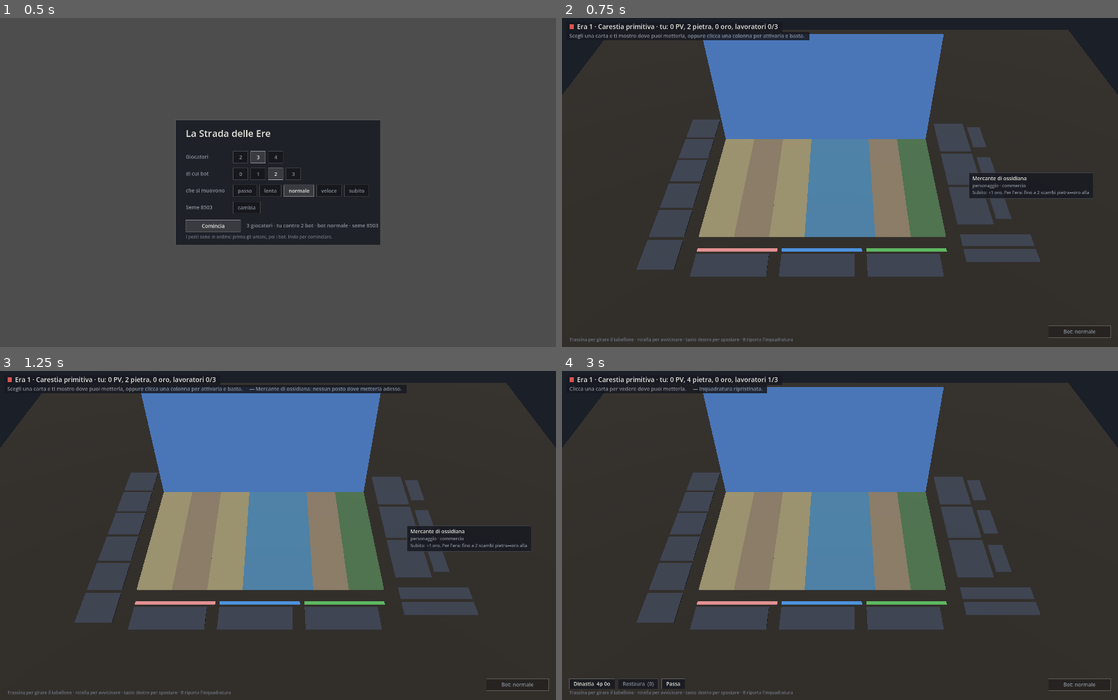
Above: before the commit, frames 1-4 (two rows, left to right).
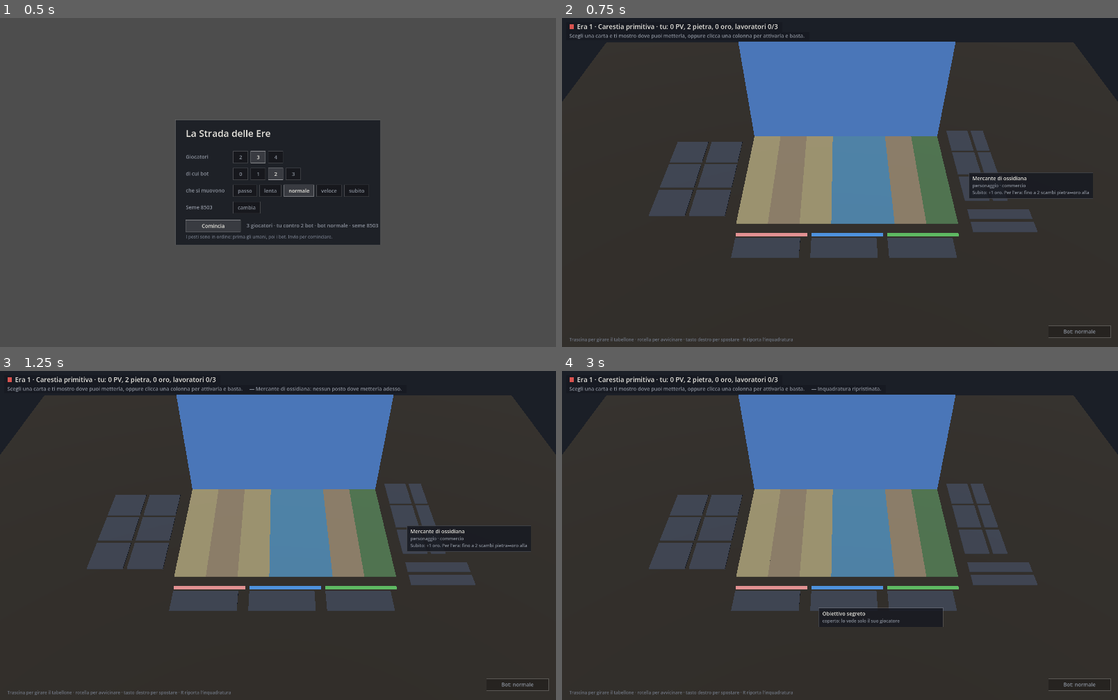
Above: after the commit, the same moments.

Repository: Tannoiser2/The-Street
Game: Godot game, scene res://scenes/gioca.tscn
Two runs of this game, one before a commit and one after it. Both use one fixed random seed, a clock stepped at 60 frames per second and the inputs below.
Inputs (mouse positions are in pixels of both pictures, inside the frame that each line leads up to):
- Up to frame 1 (0.5 s): no input
- Up to frame 2 (0.75 s): tap Enter at 0.5, 0.6 s; move the mouse to (962, 166) at 0.52 s; click (962, 166) at 0.67 s
- Up to frame 3 (1.25 s): tap Space at 0.77 s
- Up to frame 4 (3 s): tap Space at 1.25, 1.52, 2.75 s; move the mouse to (728, 551) at 1.27 s; tap Keypad Enter at 1.35 s; click (728, 551) at 1.42 s; tap Enter at 2, 2.85 s; move the mouse to (895, 463) at 2.02 s; tap R at 2.1 s; click (895, 463) at 2.17 s; move the mouse to (812, 601) at 2.77 s; click (812, 601) at 2.92 s

Frame 1 is identical in both runs. In frame 2, 21% of the frame differs, in the area x 0-100%, y 3-79%; in frame 3, 20%; in frame 4, 22%, in the area x 0-100%, y 1-97%.

Commit message:
fix(m5): le carte alla stessa altezza, e il mercato in due file da tre
Due cose sulle misure, viste sul tavolo dalla designer.

1. LE CARTE ERANO ALTE UNA IL DOPPIO DELL'ALTRA. Sul foglio di stampa e'
   cosi' davvero - la Dinastia e' 95 mm, un edificio 62 - ma a schermo la
   differenza diventava enorme: Dinastia e personaggi schiacciavano le altre
   e il tavolo non sembrava piu' un mazzo solo. Adesso le quattro carte in
   piedi - mercato, personaggio, potenziamento, dinastia - vengono portate
   tutte alla stessa altezza TENENDO LE LORO PROPORZIONI, cosi' i disegni non
   si deformano e le larghezze restano diverse come sul cartone.
   Le misure vere restano scritte in MISURE_CARTE: la scelta di schermo sta
   in misura_carta(), col suo motivo, invece di falsificare il dato.
   Monumenti ed eredita' non entrano nel conto: sono tessere lunghe e basse,
   impaginate di traverso, e tirarle a quell'altezza le farebbe larghe mezzo
   metro. Restano quello che sono, cioe' un altro oggetto.

2. IL MERCATO USCIVA DAL TABELLONE. Sei carte in una colonna sola facevano
   411 mm contro i 271 della strada: la prima finiva fuori dal tabellone,
   sospesa nel nulla. Adesso stanno in DUE FILE DA TRE, che fanno 232 mm e ci
   stanno dentro con margine.

_colonna_di_carte non serve piu' a nessuno e se ne va.

Test: 256 verdi (10 nuovi). _test_misure_carte verifica che le carte in piedi
siano alte uguali E che il rapporto fra i lati resti quello stampato - senza
questo, "stessa altezza" si sarebbe potuto ottenere deformando i disegni - che
il mercato stia tutto dentro la profondita' della strada, che sia davvero in
due file da tre, che nessuna carta ne copra un'altra e che cliccandone una si
prenda proprio quella. test_actions 84, test_effects 473,
test_schema_validator 13, tutti verdi.
Guardato sul tavolo e nell'export web.

Co-Authored-By: Claude Opus 5 <noreply@anthropic.com>
Claude-Session: https://claude.ai/code/session_01QvR1MLfE6LGHHtqqPbM6YT

Diff:
--- a/scripts/tools/test_view.gd
+++ b/scripts/tools/test_view.gd
@@ -43,6 +43,7 @@
 	_run("  e a che velocita' si muovono i bot", _test_velocita_bot)
 	_run("il conto finale, diviso per fonte", _test_riepilogo)
 	_run("il terrapieno si paga e si vede", _test_terrapieni)
+	_run("le carte stanno in piedi alla stessa altezza", _test_misure_carte)
 	print("\n%d superati, %d falliti" % [_passed, _failed])
 	get_tree().quit(0 if _failed == 0 else 1)
 
@@ -1455,6 +1456,80 @@
 	_eq("senza colonne nude non c'e' terra da riportare",
 		BoardLayout3D.terrapieni(gs, sotto).size(), 0)
 
+# LE MISURE DELLE CARTE. Sul foglio di stampa non sono alte uguali - la
+# Dinastia e' 95 mm, un edificio 62 - e a schermo la differenza diventava
+# enorme: le carte grandi schiacciavano le altre e il tavolo non sembrava
+# piu' un mazzo solo. E le sei del mercato, in una colonna sola, erano piu'
+# lunghe della strada: la prima finiva fuori dal tabellone, sospesa nel nulla.
+func _test_misure_carte() -> void:
+	# Stessa altezza, proporzioni salve: il disegno non si deforma.
+	var storte := 0
+	for tipo in BoardLayout3D.CARTE_IN_PIEDI:
+		var m := BoardLayout3D.misura_carta(str(tipo))
+		if not is_equal_approx(m.y, BoardLayout3D.ALTEZZA_CARTA): storte += 1
+		var vera: Vector2 = BoardLayout3D.MISURE_CARTE[str(tipo)]
+		if not is_equal_approx(m.x / m.y, vera.x / vera.y): storte += 1
+	_eq("le carte in piedi sono alte uguali, senza deformarsi", storte, 0)
+	_ok("  e la piu' larga non e' il doppio della piu' stretta in altezza",
+		is_equal_approx(BoardLayout3D.misura_carta("dinastia").y,
+			BoardLayout3D.misura_carta("mercato").y))
+	# Le tessere lunghe restano quello che sono: tirarle a quell'altezza le
+	# farebbe larghe mezzo metro.
+	_approx("i monumenti restano tessere basse",
+		BoardLayout3D.misura_carta("monumento").y,
+		BoardLayout3D.MISURE_CARTE["monumento"].y)
+
+	# IL MERCATO STA DENTRO LA STRADA. E' il difetto che si vedeva: la prima
+	# carta usciva dal tabellone.
+	var gs := _gioco().gs
+	var mercato: Array = []
+	for c in BoardLayout3D.side_cards(gs):
+		if str(c["kind"]) == "mercato": mercato.append(c["aabb"])
+	_eq("ci sono tutte le carte del mercato", mercato.size(), gs.market.size())
+	var fuori := 0
+	for b in mercato:
+		var r: AABB = b
+		if r.position.z < -0.001 or r.end.z > BoardLayout3D.board_d() + 0.001:
+			fuori += 1
+	_eq("nessuna sborda davanti o dietro la strada", fuori, 0)
+
+	# Due file da tre: le x distinte sono due, le z tre.
+	var xs := {}
+	var zs := {}
+	for b in mercato:
+		var r: AABB = b
+		xs[snappedf(r.position.x, 0.1)] = true
+		zs[snappedf(r.position.z, 0.1)] = true
+	_eq("il mercato sta in due file", xs.size(), 2)
+	_eq("  da tre carte l'una", zs.size(), 3)
+
+	# E stanno a sinistra della strada, senza coprirla e senza accavallarsi.
+	var sopra := 0
+	for b in mercato:
+		if (b as AABB).end.x > 0.001: sopra += 1
+	_eq("il mercato resta fuori dalla strada", sopra, 0)
+	var coperte := 0
+	for i in mercato.size():
+		for j in range(i + 1, mercato.size()):
+			var a: AABB = mercato[i]
+			var b2: AABB = mercato[j]
+			if a.position.x < b2.end.x - 0.001 and b2.position.x < a.end.x - 0.001 \
+				and a.position.z < b2.end.z - 0.001 and b2.position.z < a.end.z - 0.001:
+				coperte += 1
+	_eq("  e nessuna ne copre un'altra", coperte, 0)
+
+	# Cliccabili una per una: il mercato e' il punto da cui si comincia ogni
+	# azione, e prenderne una per l'altra sarebbe il peggio.
+	var sbagliate := 0
+	for c in BoardLayout3D.side_cards(gs):
+		if str(c["kind"]) != "mercato": continue
+		var r: AABB = c["aabb"]
+		var centro := r.position + Vector3(r.size.x / 2.0, 0.0, r.size.z / 2.0)
+		var presa := BoardLayout3D.card_at_ray(gs, centro + Vector3(0, 500, 0),
+			Vector3(0, -1, 0))
+		if presa.is_empty() or str(presa["id"]) != str(c["id"]): sbagliate += 1
+	_eq("  e cliccandone una si prende proprio quella", sbagliate, 0)
+
 # LA SCENA GIOCABILE NON LA COMPILAVA NESSUN TEST. Un errore di sintassi in
 # gioca.gd passava tutta la suite - i test caricano i moduli puri, non la
 # scena - e si vedeva solo aprendo il gioco, con lo schermo grigio e nessun
--- a/scripts/view/board_layout_3d.gd
+++ b/scripts/view/board_layout_3d.gd
@@ -432,47 +432,59 @@
 	"dinastia": Vector2(95.0, 95.0),
 }
 
+# TUTTE LE CARTE IN PIEDI ALLA STESSA ALTEZZA. Sul foglio di stampa non lo
+# sono - la Dinastia e' 95 mm, un edificio 62 - e a schermo la differenza
+# diventava enorme: le carte grandi schiacciavano le altre e il tavolo non
+# sembrava piu' un mazzo solo. Si porta ognuna alla stessa altezza tenendo
+# le sue proporzioni, cosi' i disegni non si deformano e le larghezze
+# restano diverse come sul cartone.
+#
+# Monumenti ed eredita' non entrano nel conto: sono tessere lunghe e basse,
+# impaginate di traverso, e tirarle a questa altezza le farebbe larghe mezzo
+# metro. Restano quello che sono, cioe' un altro oggetto.
+const ALTEZZA_CARTA := 72.0
+const CARTE_IN_PIEDI: Array[String] = ["mercato", "personaggio",
+	"potenziamento", "dinastia"]
+
 static func misura_carta(tipo: String) -> Vector2:
-	return MISURE_CARTE.get(tipo, Vector2(CARTA, CARTA))
-
-# Impila le carte in colonna lungo Z, ognuna con la SUA misura: una fila che
-# mescola personaggi, potenziamenti e monumenti mette insieme tre formati
-# diversi, e forzarli tutti in un quadrato deformava i disegni.
-# `x` e' il bordo verso la strada: le carte piu' strette restano allineate a
-# quel lato invece di ballare al centro.
-static func _colonna_di_carte(x: float, misure: Array) -> Array[AABB]:
-	var out: Array[AABB] = []
-	if misure.is_empty(): return out
-	var totale := 0.0
-	for m in misure: totale += m.y
-	totale += CARTA_GAP * (misure.size() - 1)
-	var z := board_d() / 2.0 - totale / 2.0
-	for m in misure:
-		out.append(AABB(Vector3(x, 0.0, z), Vector3(m.x, TESSERA_Y, m.y)))
-		z += m.y + CARTA_GAP
-	return out
+	var m: Vector2 = MISURE_CARTE.get(tipo, Vector2(CARTA, CARTA))
+	if not (tipo in CARTE_IN_PIEDI) or m.y <= 0.0: return m
+	return Vector2(m.x * ALTEZZA_CARTA / m.y, ALTEZZA_CARTA)
 
 # Tutte le carte delle file, ognuna col suo riquadro: serve a disegnarle e a
 # cliccarle. `kind` dice a quale fila appartiene, `id` quale carta e'.
 static func side_cards(gs: GameState, umano := -1) -> Array[Dictionary]:
 	var out: Array[Dictionary] = []
 
-	# A SINISTRA il mercato, una colonna sola, appoggiata al proprio bordo
-	# destro cosi' le carte guardano la strada.
-	var sinistra: Array = []
-	for id in gs.market: sinistra.append(["mercato", str(id)])
-	var mis_sx: Array = []
-	for c in sinistra: mis_sx.append(misura_carta(str(c[0])))
-	var largo_sx := 0.0
-	for m in mis_sx: largo_sx = maxf(largo_sx, m.x)
-	var box_sx := _colonna_di_carte(-(largo_sx + BORDO), mis_sx)
-	for i in sinistra.size():
-		var b: AABB = box_sx[i]
-		b.position.x += largo_sx - b.size.x
-		out.append({"kind": str(sinistra[i][0]), "id": str(sinistra[i][1]), "aabb": b})
-
+	out.append_array(_fila_sinistra(gs))
 	out.append_array(_fila_destra(gs))
 	out.append_array(player_cards(gs, umano))
+	return out
+
+# A SINISTRA il mercato, in DUE FILE DA TRE. In una colonna sola le sei
+# carte erano piu' lunghe della strada e la prima finiva fuori dal
+# tabellone, sospesa nel nulla; in due file ci stanno tutte dentro.
+# Le file sono appoggiate al bordo verso la strada, cosi' le carte la
+# guardano invece di ballare al centro.
+static func _fila_sinistra(gs: GameState) -> Array[Dictionary]:
+	var out: Array[Dictionary] = []
+	if gs.market.is_empty(): return out
+	var m := misura_carta("mercato")
+	var per_fila: int = int(ceil(gs.market.size() / 2.0))
+	var righe: int = mini(per_fila, gs.market.size())
+	var alto := righe * m.y + maxf(0.0, righe - 1) * CARTA_GAP
+	var z0 := board_d() / 2.0 - alto / 2.0
+	# Il bordo destro del blocco tocca lo stacco dalla strada; la fila con la
+	# x piu' grande e' quella vicina alla strada.
+	var quante_file: int = 1 if gs.market.size() <= per_fila else 2
+	var x0 := -(BORDO + quante_file * m.x + (quante_file - 1) * CARTA_GAP)
+	for i in gs.market.size():
+		var fila := i / per_fila
+		var riga := i % per_fila
+		out.append({"kind": "mercato", "id": str(gs.market[i]),
+			"aabb": AABB(
+				Vector3(x0 + fila * (m.x + CARTA_GAP), 0.0, z0 + riga * (m.y + CARTA_GAP)),
+				Vector3(m.x, TESSERA_Y, m.y))})
 	return out
 
 # A DESTRA due file affiancate: i personaggi in colonna e, a fianco di
